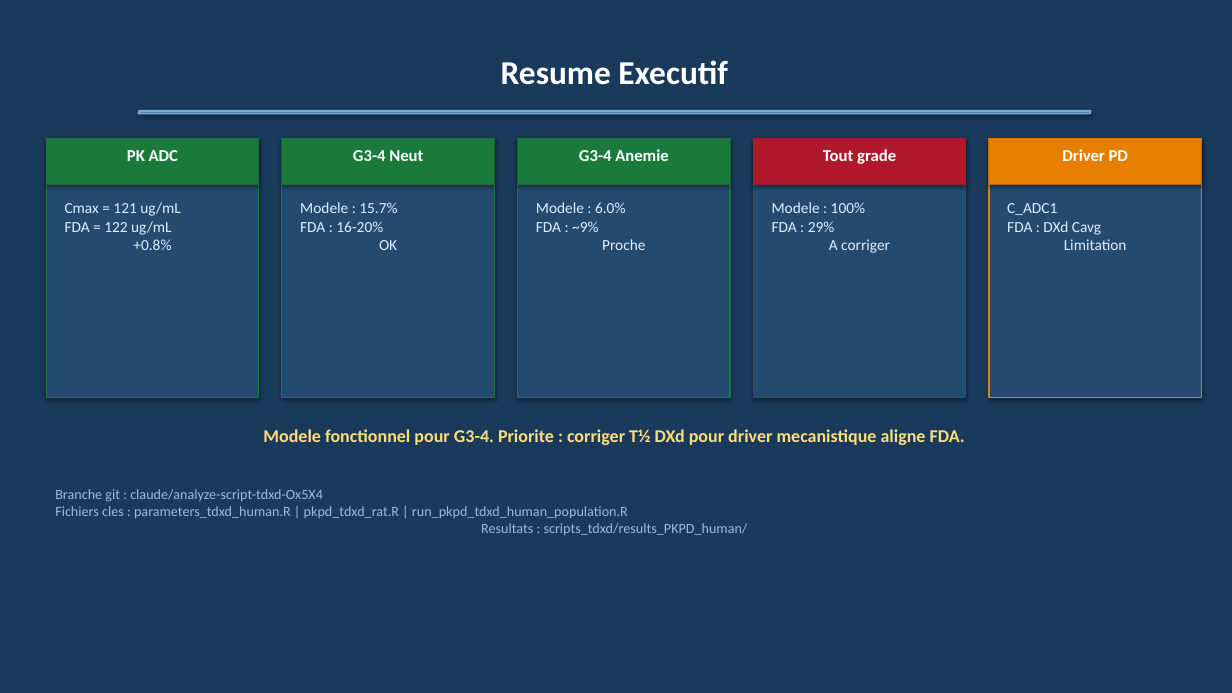
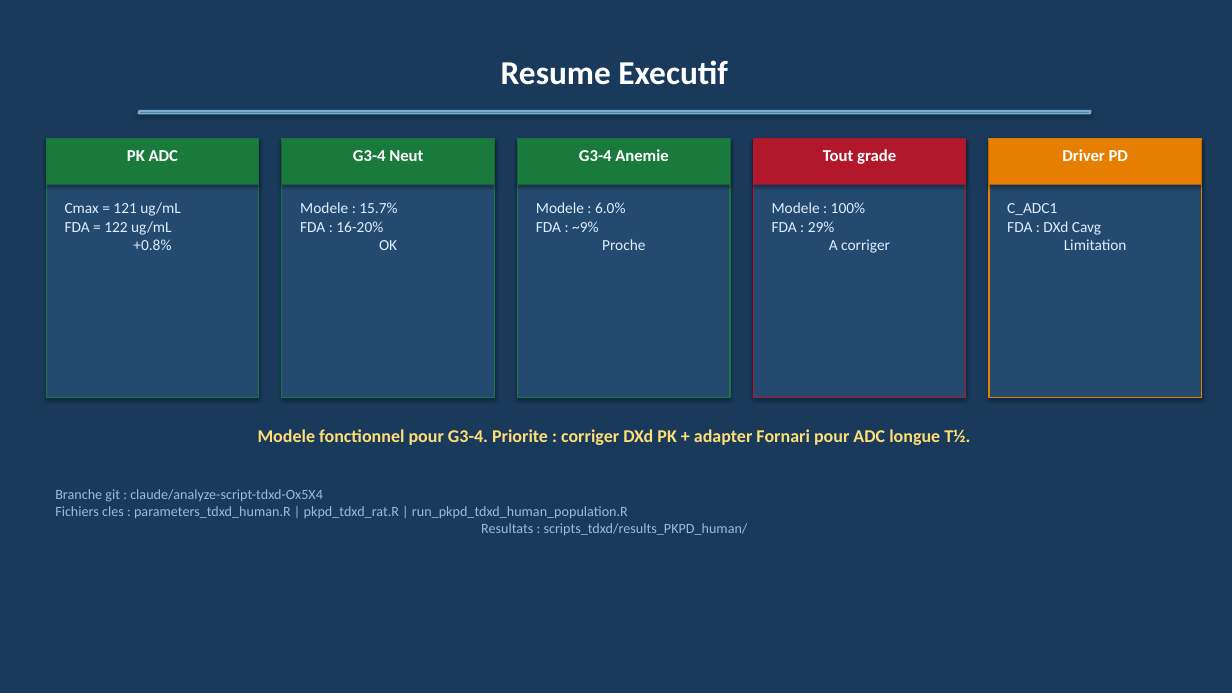
Before and after one commit to omarhss4k/Hema, a slide deck: slide 7 of scripts_tdxd/results_PKPD_human/TDXd_PKPD_Bilan.pptx. Drawn at 1232x693 pixels with LibreOffice and Linux fonts; fonts in the diff are those of the drawing. Boxes give left, top, right and bottom in pixels: in the first picture for what was removed or moved away, otherwise in the second. Text is boxed around its words. In the diff, an @@ line names an element or a change of style, - is before the commit and + after.

```diff
--- a/scripts_tdxd/results_PKPD_human/TDXd_PKPD_Bilan.pptx
+++ b/scripts_tdxd/results_PKPD_human/TDXd_PKPD_Bilan.pptx
@@ text at [258,429,970,445]: text changed @@
-Modele fonctionnel pour G3-4. Priorite : corriger T½ DXd pour driver mecanistique aligne FDA.
+Modele fonctionnel pour G3-4. Priorite : corriger DXd PK + adapter Fornari pour ADC longue T½.
```
Also in this commit, not shown: 1 other slide changed, 1 slide added, 1 slide removed, 1 other file.
